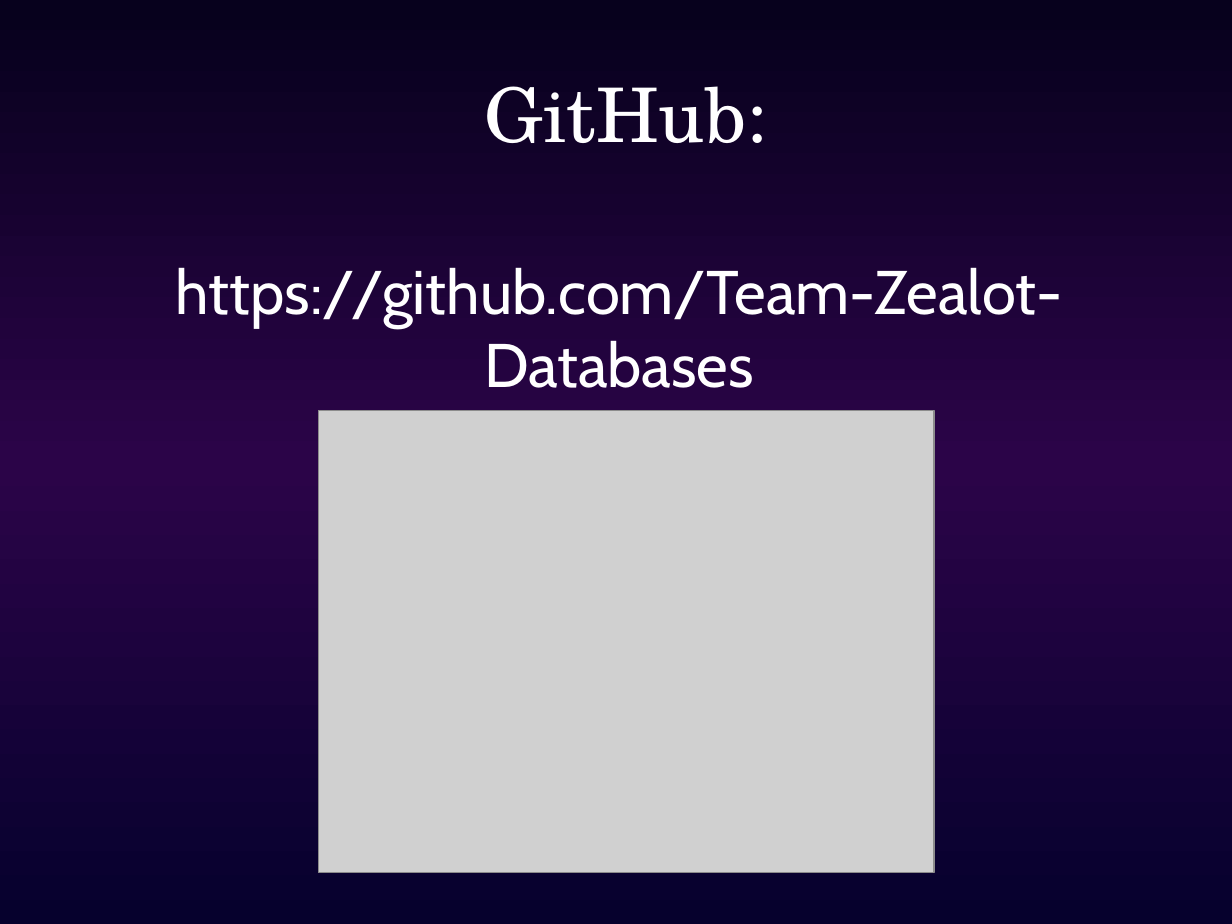
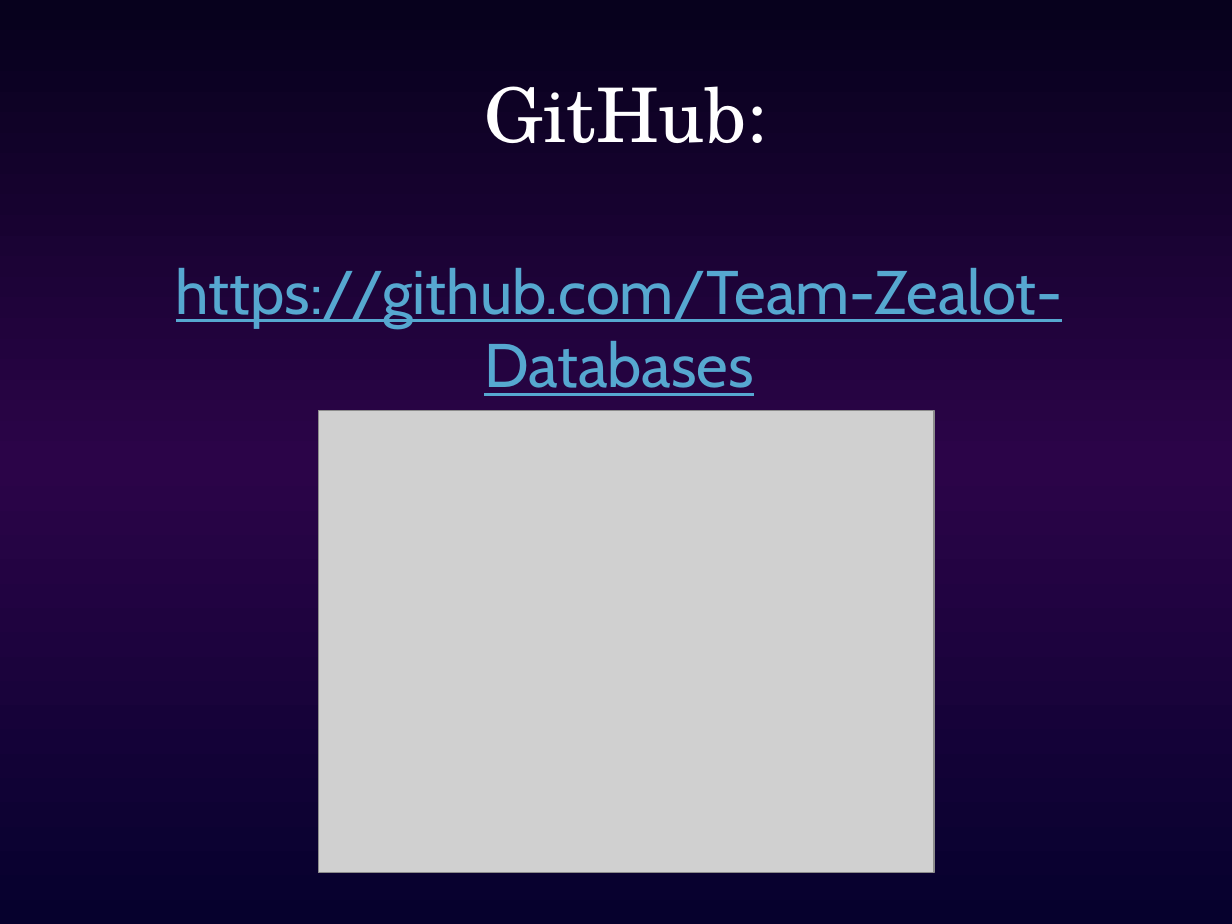
Before and after one commit to Team-Zealot-Databases/Databases-Teamwork-2014, a slide deck: slide 7 of Documentation/TeamZealotDark.pptx. Drawn at 1232x924 pixels with LibreOffice and Linux fonts; fonts in the diff are those of the drawing; grey boxes stand for pictures. Boxes give left, top, right and bottom in pixels: in the first picture for what was removed or moved away, otherwise in the second. Text is boxed around its words. In the diff, an @@ line names an element or a change of style, - is before the commit and + after.

Commit message:
Presentation style changes.

```diff
--- a/Documentation/TeamZealotDark.pptx
+++ b/Documentation/TeamZealotDark.pptx
@@ text "https://github.com/Team-Zealot-Databases" at (176, 268, 1063, 396): text colour #FFFFFF to #56A8D0, underline on @@
```
Also in this commit, not shown: 1 other slide changed, 1 other file.
